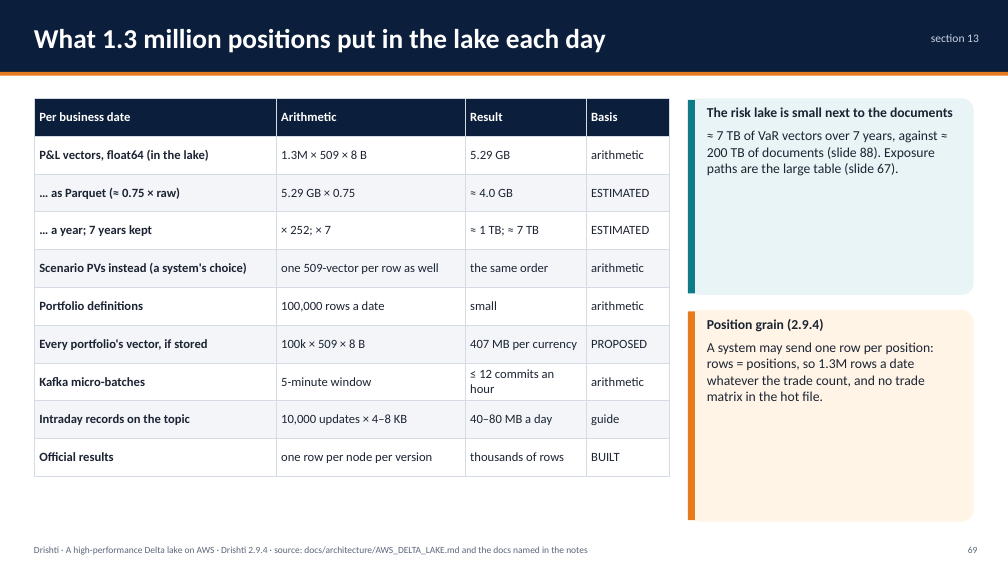
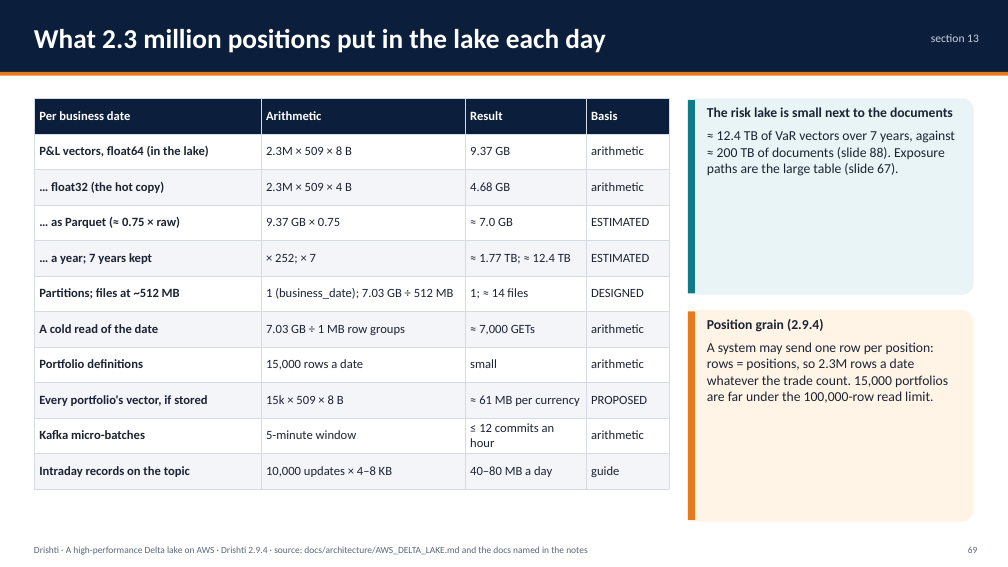
Before and after one commit to ajsinha/drishti, a slide deck: slide 69 of docs/publications/Drishti-AWS-Delta-Lake.pptx. Drawn at 1008x567 pixels with LibreOffice and Linux fonts; fonts in the diff are those of the drawing. Boxes give left, top, right and bottom in pixels: in the first picture for what was removed or moved away, otherwise in the second. Text is boxed around its words. In the diff, an @@ line names an element or a change of style, - is before the commit and + after.

Commit message:
The AWS Delta Lake deck sized for 2.3 million positions and 15,000 portfolios

```diff
--- a/docs/publications/Drishti-AWS-Delta-Lake.pptx
+++ b/docs/publications/Drishti-AWS-Delta-Lake.pptx
@@ text at [34,29,606,53]: text changed @@
-What 1.3 million positions put in the lake each day
+What 2.3 million positions put in the lake each day
@@ table at [34,98,669,489] @@
-row 2: P&L vectors, float64 (in the lake) | 1.3M × 509 × 8 B | 5.29 GB | arithmetic
-row 3: … as Parquet (≈ 0.75 × raw) | 5.29 GB × 0.75 | ≈ 4.0 GB | ESTIMATED
-row 4: … a year; 7 years kept | × 252; × 7 | ≈ 1 TB; ≈ 7 TB | ESTIMATED
-row 5: Scenario PVs instead (a system's choice) | one 509-vector per row as well | the same order | arithmetic
-row 6: Portfolio definitions | 100,000 rows a date | small | arithmetic
-row 7: Every portfolio's vector, if stored | 100k × 509 × 8 B | 407 MB per currency | PROPOSED
+row 2: P&L vectors, float64 (in the lake) | 2.3M × 509 × 8 B | 9.37 GB | arithmetic
+row 3: … float32 (the hot copy) | 2.3M × 509 × 4 B | 4.68 GB | arithmetic
+row 4: … as Parquet (≈ 0.75 × raw) | 9.37 GB × 0.75 | ≈ 7.0 GB | ESTIMATED
+row 5: … a year; 7 years kept | × 252; × 7 | ≈ 1.77 TB; ≈ 12.4 TB | ESTIMATED
+row 6: Partitions; files at ~512 MB | 1 (business_date); 7.03 GB ÷ 512 MB | 1; ≈ 14 files | DESIGNED
+row 7: A cold read of the date | 7.03 GB ÷ 1 MB row groups | ≈ 7,000 GETs | arithmetic
+row 8: Portfolio definitions | 15,000 rows a date | small | arithmetic
+row 9: Every portfolio's vector, if stored | 15k × 509 × 8 B | ≈ 61 MB per currency | PROPOSED
-row 10: Official results | one row per node per version | thousands of rows | BUILT
@@ text at [707,130,955,176]: text changed @@
-≈ 7 TB of VaR vectors over 7 years, against ≈ 200 TB of documents (slide 88). Exposure paths are the large table (slide 67).
+≈ 12.4 TB of VaR vectors over 7 years, against ≈ 200 TB of documents (slide 88). Exposure paths are the large table (slide 67).
@@ text at [707,342,948,403]: text changed @@
-A system may send one row per position: rows = positions, so 1.3M rows a date whatever the trade count, and no trade matrix in the hot file.
+A system may send one row per position: rows = positions, so 2.3M rows a date whatever the trade count. 15,000 portfolios are far under the 100,000-row read limit.
```
Also in this commit, not shown: 8 other slides changed, 1 other file.
